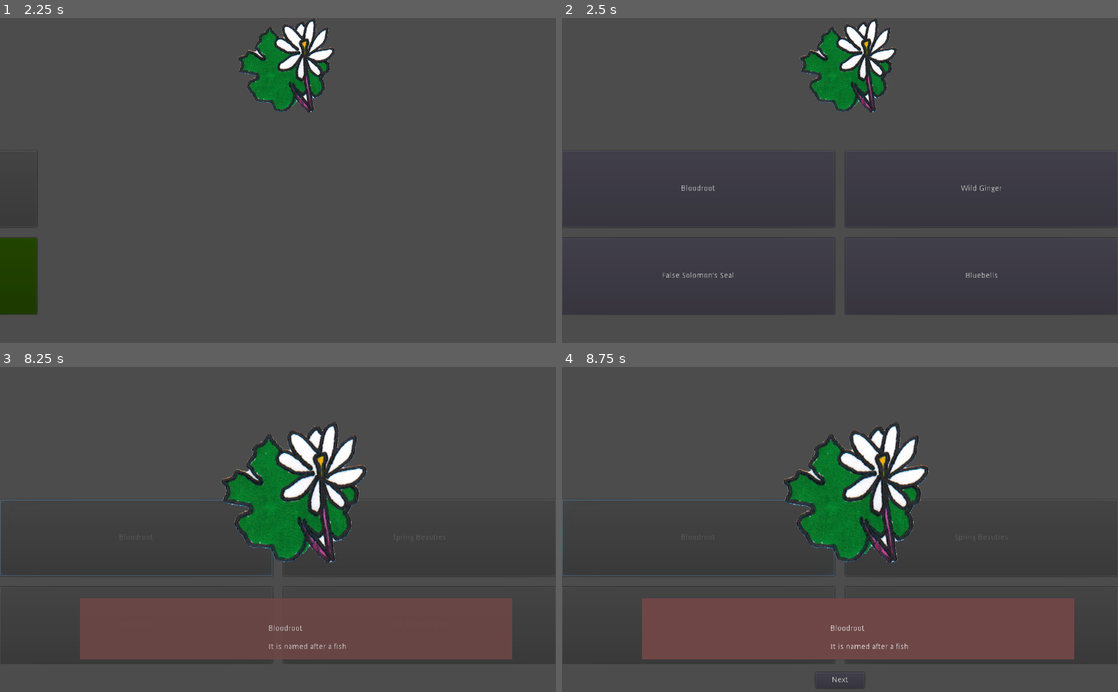
Above: before the commit, frames 1-4 (two rows, left to right).
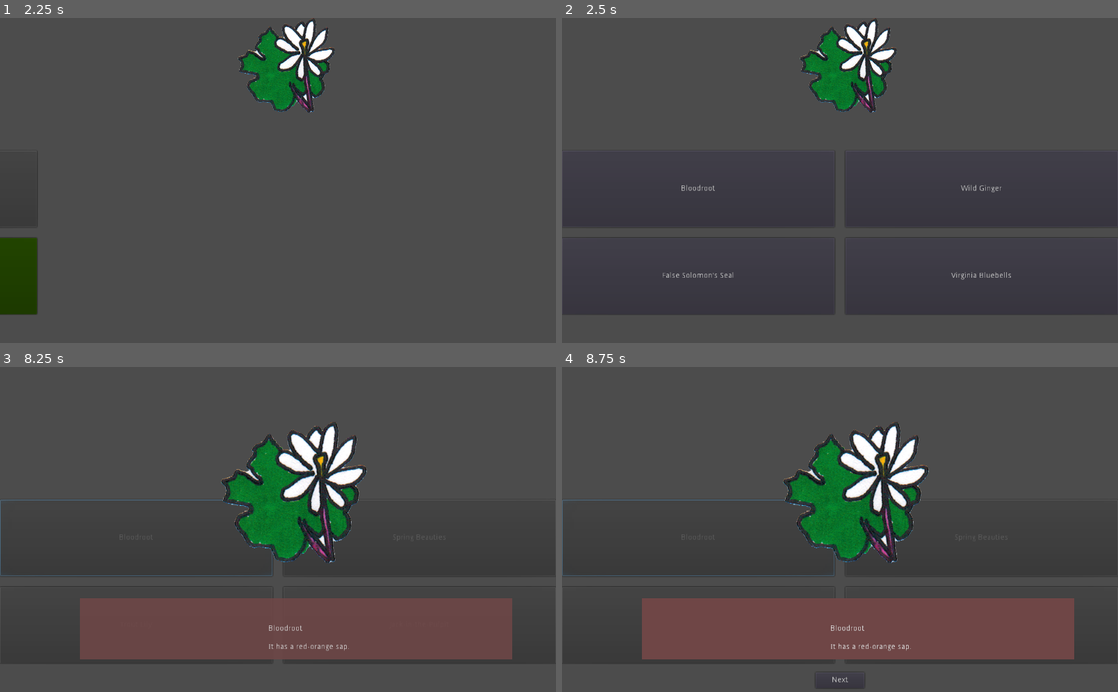
Above: after the commit, the same moments.

Repository: the-g-force/2021-April
Game: Godot game, scene res://src/GameFrame.tscn
Two runs of this game, one before a commit and one after it. Both use one fixed random seed, a clock stepped at 60 frames per second and the inputs below. This scene is started directly instead of the project's main scene. The engine's default icon, where the game draws it, is replaced by a stand-in: a white triangle on a blue panel in a dark square.
Inputs:
- Up to frame 1 (2.25 s): click "Bellwort" at 0.5 s; click "Next" at 1.25 s
- Up to frame 2 (2.5 s): no input
- Up to frame 3 (8.25 s): click "Bluebells" (after the commit: "Virginia Bluebells") at 2.75 s; click "Next" at 3.5 s; click "False Solomon's Seal" at 5 s; click "Next" at 5.75 s; click "Bloodroot" at 7.25 s
- Up to frame 4 (8.75 s): no input

Frame 1 is identical in both runs. In frame 2, less than 0.1% of the frame differs, in the area x 70-81%, y 78-81%; in frame 3, 0.1%; in frame 4, 0.1%, in the area x 49-63%, y 85-88%.

Commit message:
Add more facts

Diff:
--- a/project/src/Flowers.gd
+++ b/project/src/Flowers.gd
@@ -15,17 +15,17 @@
 	{
 		"name": "Bloodroot",
 		"image": preload("res://assets/flowers/Bloodroot.png"),
-		"fact": "It is named after a fish"
+		"fact": "It has a red-orange sap."
 	},
 	{
-		"name": "Bluebells",
+		"name": "Virginia Bluebells",
 		"image": preload("res://assets/flowers/bluebells-color.png"),
-		"fact": "It is a placeholder"
+		"fact": "We think they smell like vanilla. Smell one and see if you agree!"
 	},
 	{
 		"name": "Dutchman's Breeches",
 		"image": preload("res://assets/flowers/DutchmansBreeches.png"),
-		"fact": "It is named after a fish"
+		"fact": "It has pantaloon-shaped flowers."
 	},
 	{
 		"name": "False Solomon's Seal",
@@ -50,12 +50,12 @@
 	{
 		"name": "Sessile Trillium",
 		"image": preload("res://assets/flowers/SessileTrillium.png"),
-		"fact": "It is a placeholder"
+		"fact": "It has a red berry."
 	},
 	{
 		"name": "Twinleaf",
 		"image": preload("res://assets/flowers/Twinleaf.png"),
-		"fact": "It is a placeholder"
+		"fact": "Only one other species exists. It is found in Japan."
 	},
 		{
 		"name": "Trout Lily",
